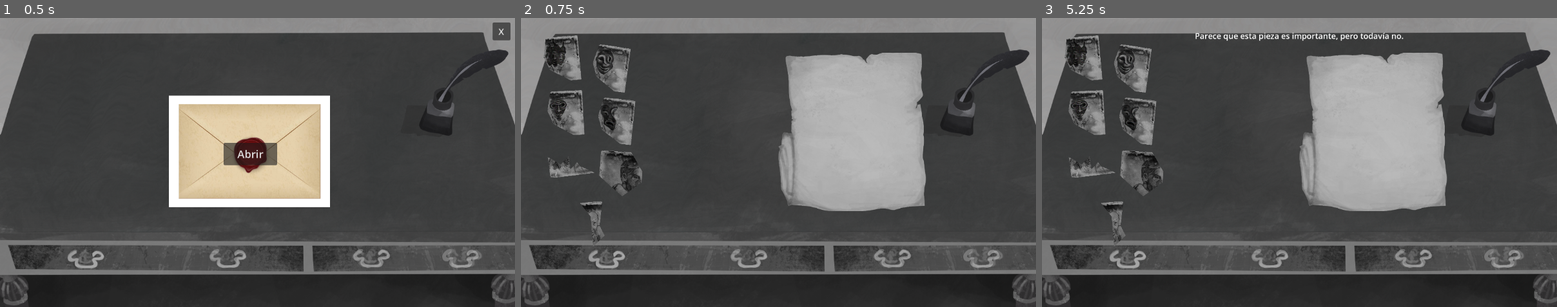
Above: before the commit, frames 1-3 (left to right).
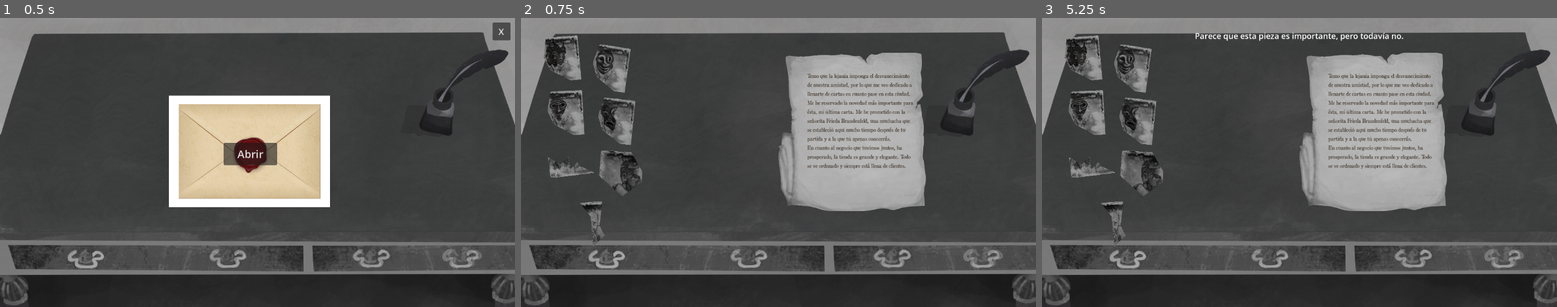
Above: after the commit, the same moments.

Repository: shiarauzo/Lima-game-jam-2026
Game: Godot game, scene res://scenes/main_menu.tscn
The game is run twice, just before and just after one commit, with the same random seed, the same clock (stepped at 60 frames per second) and the same inputs.
Inputs (mouse positions are in pixels of both pictures, inside the frame that each line leads up to):
- Up to frame 1 (0.5 s): no input
- Up to frame 2 (0.75 s): click "Abrir" at 0.5 s
- Up to frame 3 (5.25 s): tap Enter at 1.25, 2.75, 4.25 s; move the mouse to (1412, 148) at 1.27 s; click (1412, 148) at 1.42 s; tap Space at 2, 3.5, 5 s; drag from (1196, 176) to (1273, 220) at 2.02 s; move the mouse to (1351, 98) at 2.77 s; click (1351, 98) at 2.92 s; drag from (1273, 220) to (1145, 119) at 3.52 s; move the mouse to (1454, 205) at 4.27 s; click (1454, 205) at 4.42 s; drag from (1145, 119) to (1222, 90) at 5.02 s

Frame 1 is identical in both runs. In frame 2, 1.7% of the frame differs, in the area x 55-77%, y 19-53%; in frame 3, 1.7%.

Commit message:
actualizar tipografia en carta

Diff:
--- a/scenes/secondlevel.tscn
+++ b/scenes/secondlevel.tscn
@@ -10,6 +10,7 @@
 [ext_resource type="Texture2D" uid="uid://fmoosb0lvjkp" path="res://assets/retazo/retazo2.png" id="7_retazo2"]
 [ext_resource type="Texture2D" uid="uid://0hllosvn1cia" path="res://assets/retazo/retazo3.png" id="8_retazo3"]
 [ext_resource type="Texture2D" uid="uid://cjhxqhsnsp3u1" path="res://assets/retazo/retazo4.png" id="9_retazo4"]
+[ext_resource type="FontFile" uid="uid://cm8i15jtyjb6p" path="res://Fonts/OLDSH___.TTF" id="10_font"]
 
 [node name="SecondLevel" type="Control"]
 layout_mode = 3
@@ -63,6 +64,25 @@
 texture = ExtResource("3_1wihk")
 expand_mode = 3
 stretch_mode = 5
+
+[node name="CartaText" type="Label" parent="CartaReference"]
+layout_mode = 1
+anchors_preset = 15
+anchor_right = 1.0
+anchor_bottom = 1.0
+offset_left = 301.786
+offset_top = 39.2857
+offset_right = -263.214
+offset_bottom = -43.7143
+grow_horizontal = 2
+grow_vertical = 2
+theme_override_colors/font_color = Color(0.15, 0.1, 0.05, 1)
+theme_override_fonts/font = ExtResource("10_font")
+theme_override_font_sizes/font_size = 10
+text = "Temo que la lejanía imponga el desvanecimiento de nuestra amistad, por lo que me veo dedicado a llenarte de cartas en cuanto pase en esta ciudad.
+Me he reservado la novedad más importante para ésta, mi última carta. Me he prometido con la señorita Frieda Brandenfeld, una muchacha que se estableció aquí mucho tiempo después de tu partida y a la que tú apenas conocerás.
+En cuanto al negocio que tuvimos juntos, ha prosperado, la tienda es grande y elegante. Todo se ve ordenado y siempre está llena de clientes."
+autowrap_mode = 2
 
 [node name="PuzzlePieces" type="Control" parent="."]
 layout_mode = 1
Not shown: 1 places in scenes/secondlevel.tscn that only renumber resources
